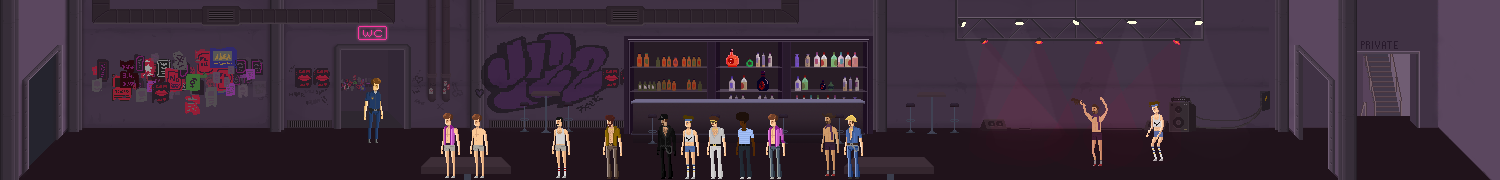
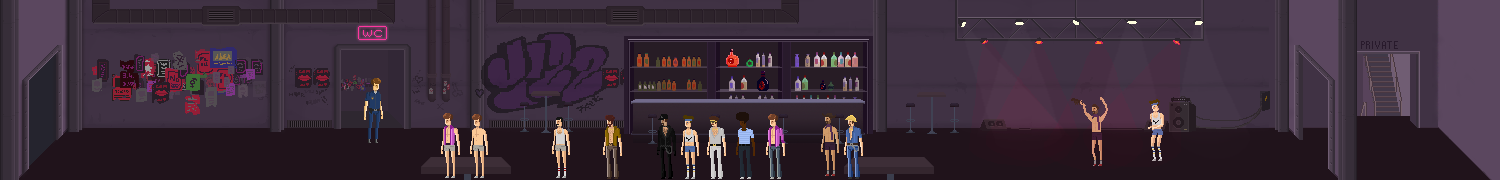
Comparing the layer stacks of the two 1500 x 180 images. Changes:
hid "1" (1st of 2, in "DANCE2 subanim(0.2)") over box(1146, 101, 1164, 161)
added layer "12" (1st of 2, in "DANCE2 subanim(0.2)") in group "DANCE2 subanim(0.2)" over box(1148, 99, 1164, 161)
